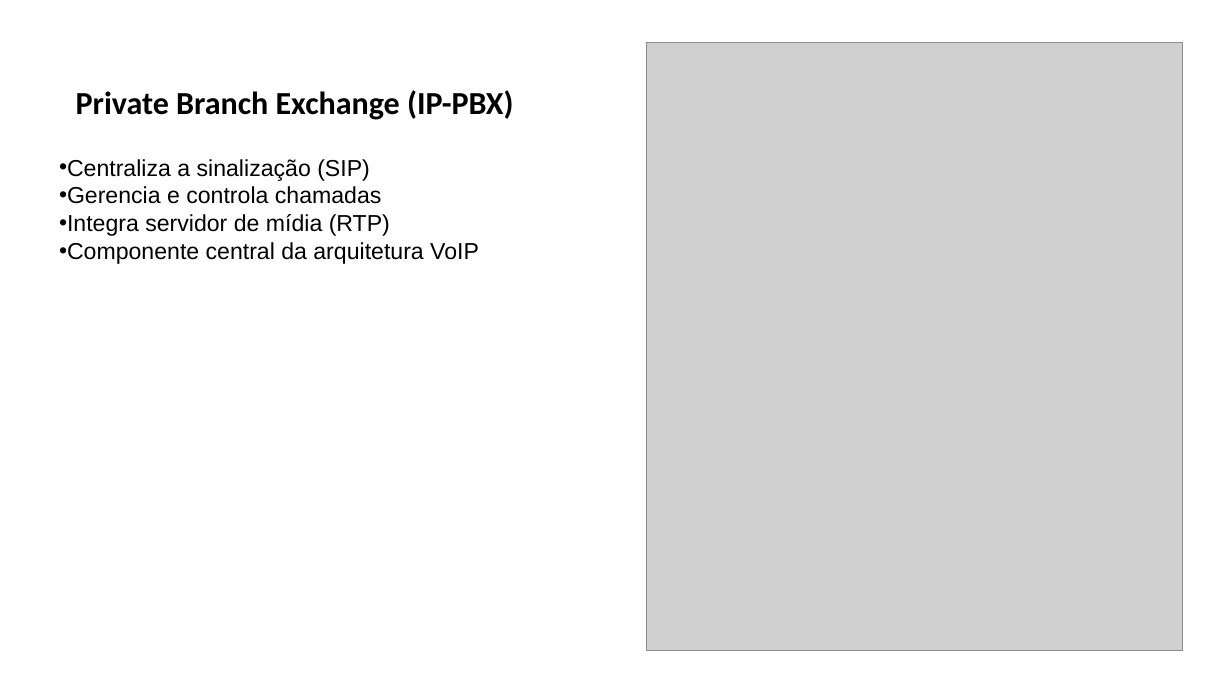
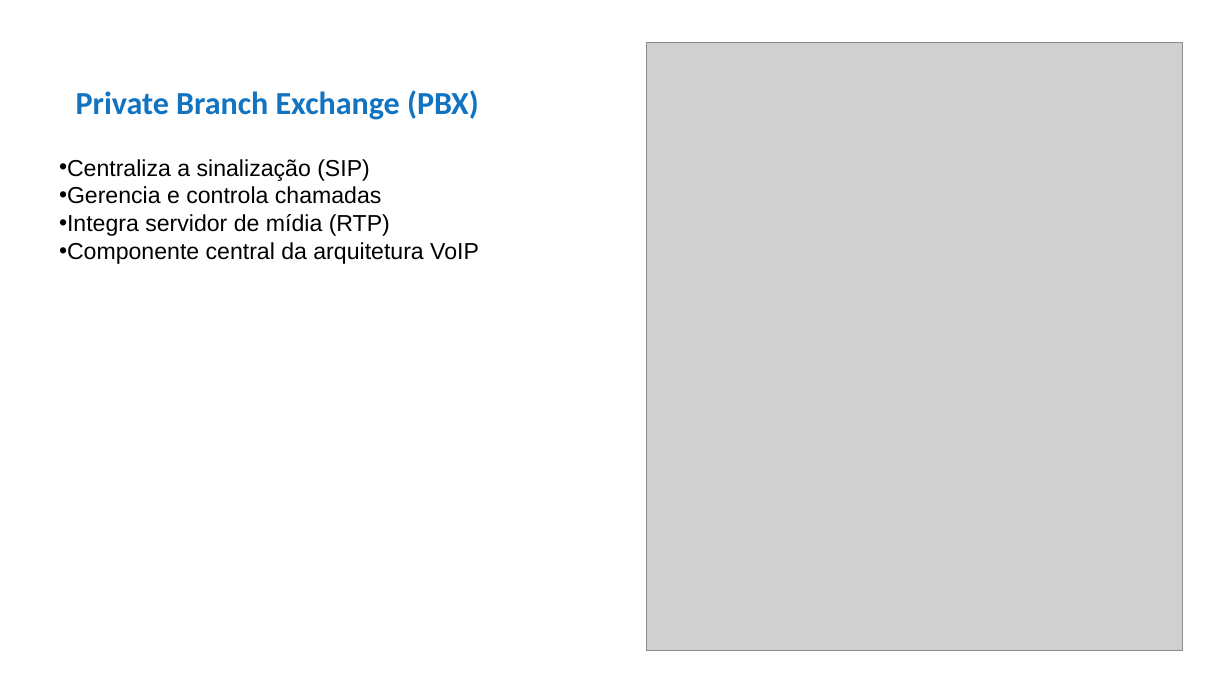
Before and after one commit to maiconrogerrosario/siprec_server, a slide deck: slide 15 of Arquitetura de Telefonia.pptx (slide 13 before the commit). Drawn at 1232x693 pixels with LibreOffice and Linux fonts; fonts in the diff are those of the drawing; grey boxes stand for pictures. Boxes give left, top, right and bottom in pixels: in the first picture for what was removed or moved away, otherwise in the second. Text is boxed around its words. In the diff, an @@ line names an element or a change of style, - is before the commit and + after.

```diff
--- a/Arquitetura de Telefonia.pptx
+++ b/Arquitetura de Telefonia.pptx
@@ text at <box>76,90,479,120</box>: text changed; text colour #000000 to #1273C0 @@
-Private Branch Exchange (IP-PBX)
+Private Branch Exchange (PBX)
```
Also in this commit, not shown: 14 other slides changed, 6 slides added, 3 slides removed.
